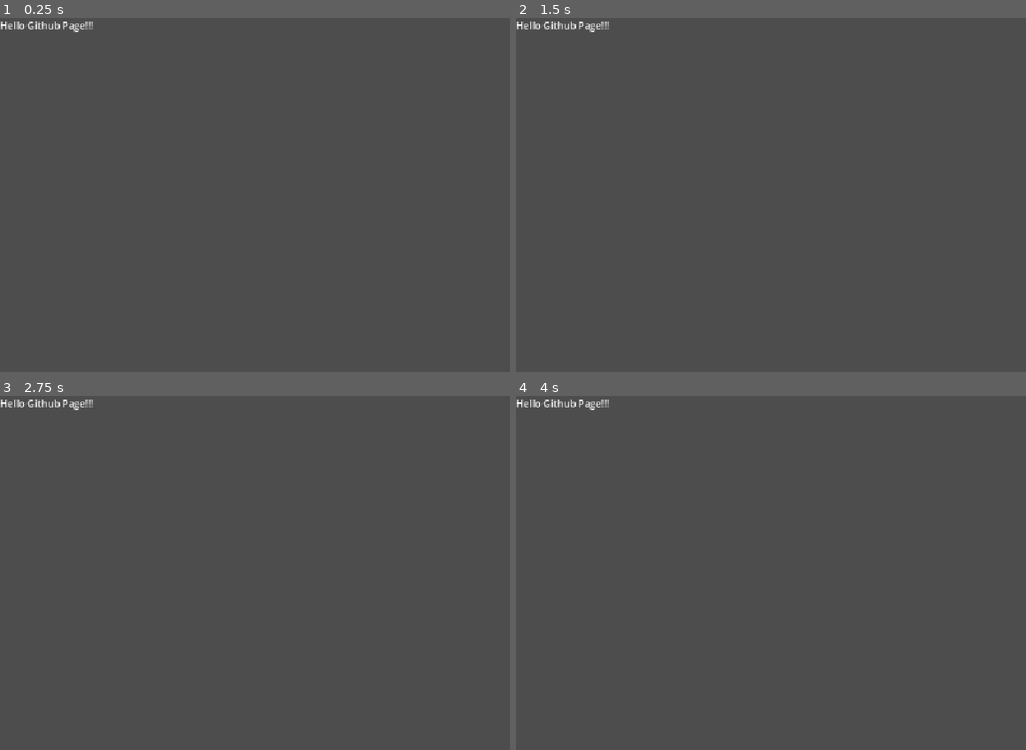
Above: before the commit, frames 1-4 (two rows, left to right).
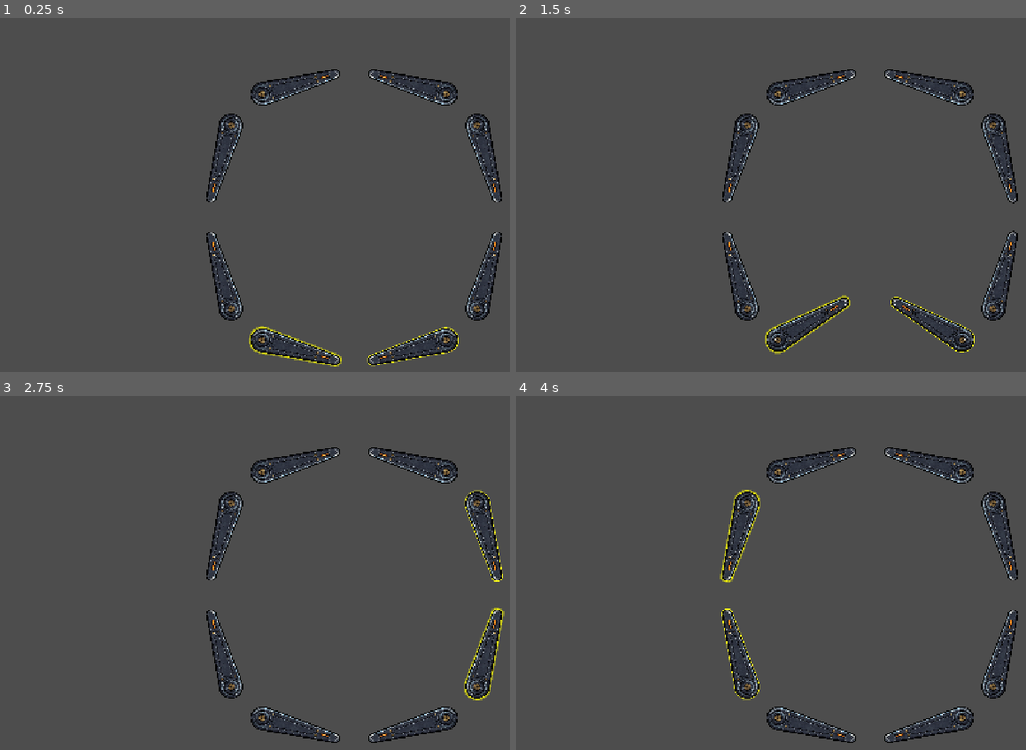
Above: after the commit, the same moments.

Repository: MoHoDu/godot-pinball-pjt
Game: Godot game, scene res://Test/test_flipper.tscn
The game is run twice, just before and just after one commit, with the same random seed, the same clock (stepped at 60 frames per second) and the same inputs. Before the commit the project starts from res://example_2d.tscn.
Inputs:
- Up to frame 1 (0.25 s): no input
- Up to frame 2 (1.5 s): tap Enter at 0.5 s; hold D (flipper_select_right) 0.53-1.28 s; tap Space (flipper) at 0.6, 1.25, 1.35 s; hold S (flipper_select_down) from 1.28 s (still down)
- Up to frame 3 (2.75 s): tap Enter at 2 s; release S (flipper_select_down) at 2.03 s; hold D (flipper_select_right) from 2.03 s (still down); tap Space (flipper) at 2.1 s
- Up to frame 4 (4 s): tap Space (flipper) at 2.75, 2.85, 3.6 s; release D (flipper_select_right) at 2.78 s; hold W (flipper_select_up) 2.78-3.53 s; tap Enter at 3.5 s; hold A (flipper_select_left) from 3.53 s (still down)

The runs differ from the first frame. In frame 1, 6.5% of the frame differs, in the area x 0-99%, y 1-99%; in frame 2, 6.5%; in frame 3, 6.5%; in frame 4, 6.5%.

Commit message:
fix: Changed main scene

Diff:
--- a/project.godot
+++ b/project.godot
@@ -11,7 +11,7 @@
 [application]
 
 config/name="Pinball_Logue"
-run/main_scene="uid://dc8g6dg77hl0f"
+run/main_scene="uid://bl7f22o1hfcl1"
 config/features=PackedStringArray("4.7", "GL Compatibility")
 config/icon="res://icon.svg"
 
